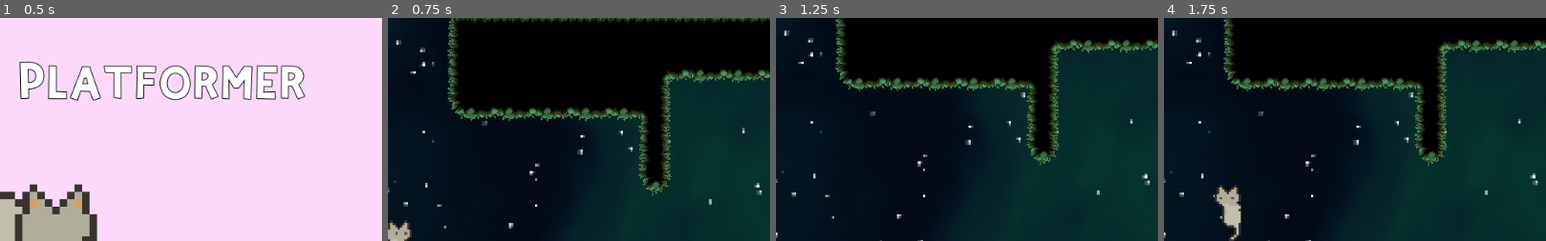
Above: before the commit, frames 1-4 (left to right).
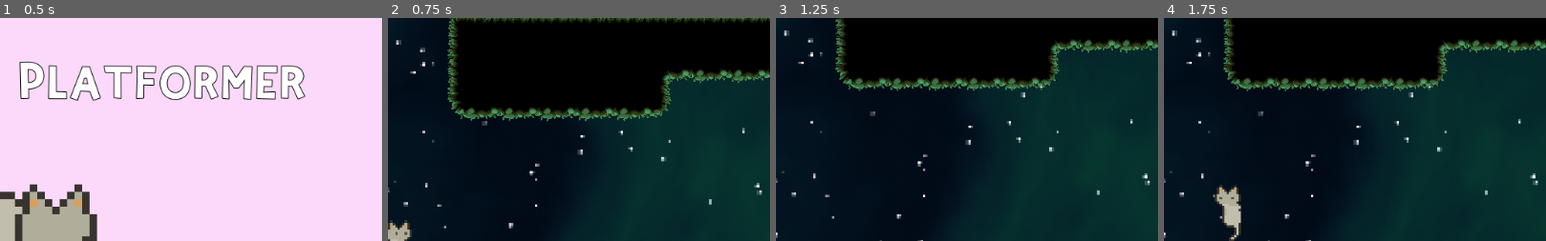
Above: after the commit, the same moments.

Repository: jalenu1/Final
Game: Godot game, scene res://Menu.tscn
Two runs of this game, one before a commit and one after it. Both use one fixed random seed, a clock stepped at 60 frames per second and the inputs below.
Inputs (mouse positions are % of the whole screen's width and height, from its top left):
- Up to frame 1 (0.5 s): no input
- Up to frame 2 (0.75 s): click "PLAY!" at 0.5 s
- Up to frame 3 (1.25 s): no input
- Up to frame 4 (1.75 s): move the mouse to (72, 45) at 1.27 s; hold Right (ui_right) from 1.28 s (still down); click (72, 45) at 1.35 s; tap Space (jump) at 1.52 s
The pictures show only the part of the screen within x 50-100%, y 8-58%; the shares and areas given below are measured in that part.

Frame 1 is identical in both runs. In frame 2, 2.8% of the frame differs, in the area x 65-75%, y 34-80%; in frame 3, 2.8%; in frame 4, 2.8%, in the area x 65-75%, y 20-67%.

Commit message:
Fixed Map

Diff:
--- a/Map.tscn
+++ b/Map.tscn
@@ -787,6 +787,12 @@
 position = Vector2( -4104, 12393.5 )
 polygon = PoolVector2Array( -18936, -22056.4, -20480, -22056.4, -20480, -22165.2, -22848, -22158.4, -22840, -22042.8, -28664, -22036, -28672, -22308, -28728, -22314.8, -28736, -21723.1, -18944, -21661.9 )
 
+[node name="CollisionPolygon2D" type="CollisionPolygon2D" parent="StaticBody2D"]
+polygon = PoolVector2Array( -35392, -22608.2, -32957, -22527.4, -32918, -22851.3, -35506, -22915.9 )
+
+[node name="CollisionPolygon2D7" type="CollisionPolygon2D" parent="StaticBody2D"]
+polygon = PoolVector2Array( 30500, -15515.8, 33011, -15288.8, 33544, -15256.5, 33487, -15774.3, 30442, -15952.8 )
+
 [node name="GameMusic" type="AudioStreamPlayer" parent="."]
 stream = ExtResource( 6 )
 volume_db = -25.0
@@ -902,7 +908,7 @@
 collision_layer = 2
 collision_mask = 13
 format = 1
-tile_data = PoolIntArray( -196580, 7, 0, -196579, 7, 1, -196 …(1446 unchanged characters)… 3, 11, 7, 131073, 12, 7, 131073, 13, 7, 262145, 19, 7, 131072, 20, 7, 131073, 21, 7, 131073, 22, 7, 131073, 23, 7, 131073, 24, 7, 131073, 25, 7, 131074, 46, 7, 131072, 47, 7, 131073, 48, 7, 393218, 49, 7, 1, 50, 7, 2, 65537, 8, 0, 65538, 7, 65536, 65539, 7, 65538, 65540, 8, 2, 65549, 7, 65539, 65584, 7, 65536, 65585, 7, 65537, 65586, 7, 65540, 65587, 7, 1, 65588, 7, 2, 65720, 7, 0, 65721, 7, 1, 65722, 7, 1, 65723, 7, 1, 65724, 7, 2, 131073, 8, 65536, 131074, 7, 65536, 131075, 7, 65538, 131076, 8, 65538, 131085, 7, 131075, 131120, 7, 65536, 131121, 7, 65537, 13 …(103726 unchanged characters)…
+tile_data = PoolIntArray( -196580, 7, 0, -196579, 7, 1, -196 …(1446 unchanged characters)… 3, 11, 7, 131073, 12, 7, 131073, 13, 7, 131074, 19, 7, 131072, 20, 7, 131073, 21, 7, 131073, 22, 7, 131073, 23, 7, 131073, 24, 7, 131073, 25, 7, 131074, 46, 7, 131072, 47, 7, 131073, 48, 7, 393218, 49, 7, 1, 50, 7, 2, 65537, 8, 0, 65538, 7, 65536, 65539, 7, 65538, 65540, 8, 2, 65584, 7, 65536, 65585, 7, 65537, 65586, 7, 65540, 65587, 7, 1, 65588, 7, 2, 65720, 7, 0, 65721, 7, 1, 65722, 7, 1, 65723, 7, 1, 65724, 7, 2, 131073, 8, 65536, 131074, 7, 65536, 131075, 7, 65538, 131076, 8, 65538, 131120, 7, 65536, 131121, 7, 65537, 13 …(103726 unchanged characters)…
 
 [node name="Decorations" type="TileMap" parent="."]
 light_mask = 64
